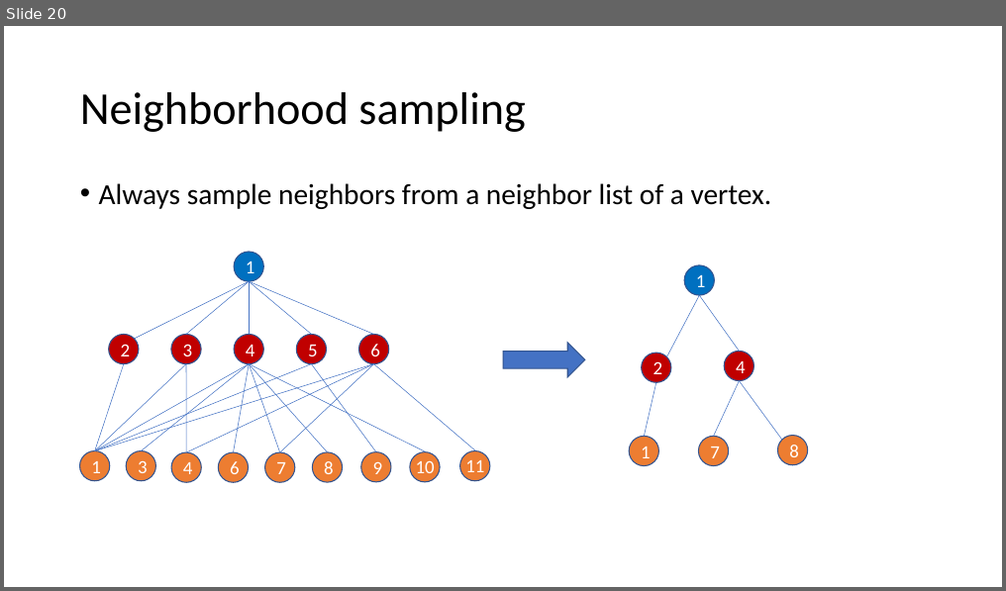
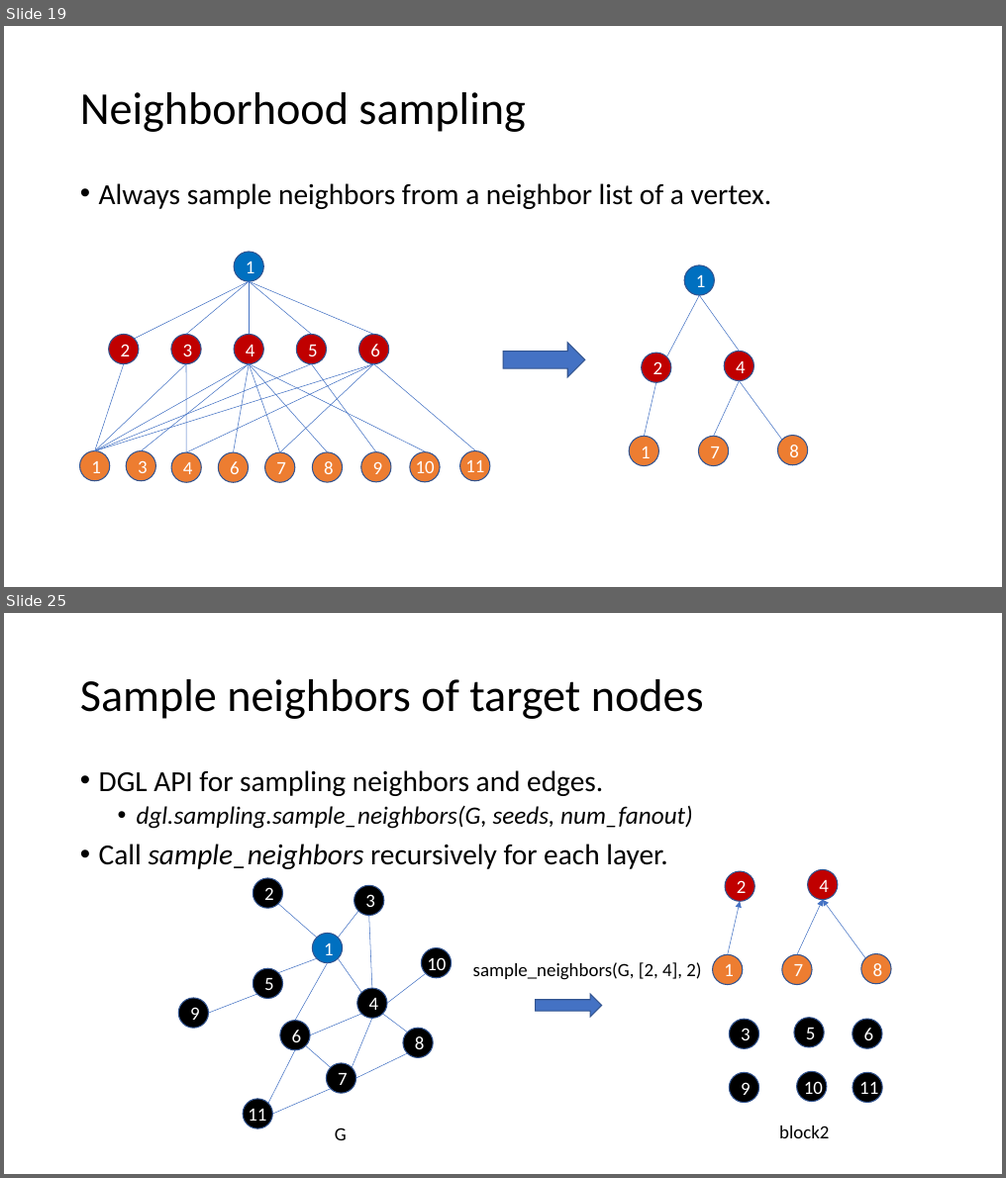
Before and after one commit to dglai/WWW20-Hands-on-Tutorial, a slide deck: large_graphs/sampling.pptx. Shown one above the other, each under a label of ours: slide 20 before the commit, slides 19 and 25 after it; the slides between them are not shown. The pictures are 1006x591 and 1006x1178 pixels, drawn with LibreOffice and Linux fonts; fonts in the diff are those of the drawing. Boxes give left, top, right and bottom in pixels: in the first picture for what was removed or moved away, otherwise in the second. Text is boxed around its words. In the diff, an @@ line names an element or a change of style, - is before the commit and + after.

Commit message:
update sampling slides.

```diff
--- a/large_graphs/sampling.pptx
+++ b/large_graphs/sampling.pptx
@@ slide 25 added at bbox=[4, 613, 1002, 1174], background #FFFFFF @@
@@ title added at bbox=[80, 679, 704, 719], 44 pt, text #000000 @@
+Sample neighbors of target nodes
@@ text added at bbox=[99, 770, 693, 869], 28 pt, text #000000, italic @@
+• DGL API for sampling neighbors and edges.
+  • dgl.sampling.sample_neighbors(G, seeds, num_fanout)
+• Call sample_neighbors recursively for each layer.
@@ ellipse added at bbox=[725, 871, 754, 901], fill #C00000, outline #325491 1 pt, 18 pt, text #FFFFFF @@
+2
@@ ellipse added at bbox=[808, 869, 838, 900], fill #C00000, outline #325491 1 pt, 18 pt, text #FFFFFF @@
+4
@@ arrow added from (728, 956) to (740, 901), #4472C4 0.5 pt @@
@@ arrow added from (797, 956) to (823, 900), #4472C4 0.5 pt @@
@@ arrow added from (865, 959) to (823, 900), #4472C4 0.5 pt @@
@@ text added at bbox=[473, 962, 701, 980], 18 pt, text #000000 @@
+sample_neighbors(G, [2, 4], 2)
@@ ellipse added at bbox=[713, 956, 743, 985], fill #ED7D31, outline #325491 1 pt, 18 pt, text #FFFFFF @@
+1
@@ ellipse added at bbox=[782, 956, 812, 985], fill #ED7D31, outline #325491 1 pt, 18 pt, text #FFFFFF @@
+7
@@ ellipse added at bbox=[861, 955, 891, 984], fill #ED7D31, outline #325491 1 pt, 18 pt, text #FFFFFF @@
+8
@@ right arrow added at bbox=[536, 994, 602, 1017], fill #4472C4, outline #325491 1 pt @@
@@ ellipse added at bbox=[730, 1020, 759, 1050], fill #000000, outline #325491 1 pt, 18 pt, text #FFFFFF @@
+3
@@ ellipse added at bbox=[795, 1018, 825, 1048], fill #000000, outline #325491 1 pt, 18 pt, text #FFFFFF @@
+5
@@ ellipse added at bbox=[852, 1019, 882, 1049], fill #000000, outline #325491 1 pt, 18 pt, text #FFFFFF @@
+6
@@ ellipse added at bbox=[730, 1072, 759, 1103], fill #000000, outline #325491 1 pt, 18 pt, text #FFFFFF @@
+9
@@ ellipse added at bbox=[797, 1072, 827, 1102], fill #000000, outline #325491 1 pt @@
@@ text added at bbox=[804, 1081, 823, 1099], 18 pt, text #FFFFFF @@
+10
@@ ellipse added at bbox=[853, 1072, 883, 1103], fill #000000, outline #325491 1 pt @@
@@ text added at bbox=[859, 1081, 878, 1100], 18 pt, text #FFFFFF @@
+11
@@ group added at bbox=[178, 878, 450, 1129]: 15 lines, 11 ellipses, 2 texts @@
+1
+2
+6
+7
+5
+3
+4
+9
+8
+10
+11
@@ text added at bbox=[335, 1128, 347, 1141], 18 pt, text #000000 @@
+G
@@ text added at bbox=[779, 1126, 829, 1139], 18 pt, text #000000 @@
+block2
@@ what was slide 20 is now slide 19 @@
```
Also in this commit, not shown: 5 slides changed, 8 other slides added, 1 slide removed.
